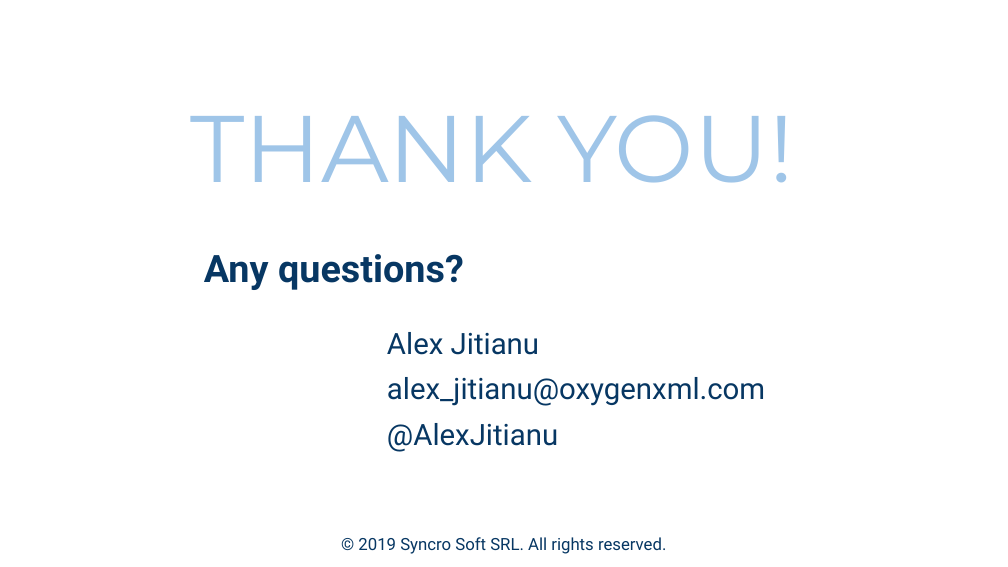
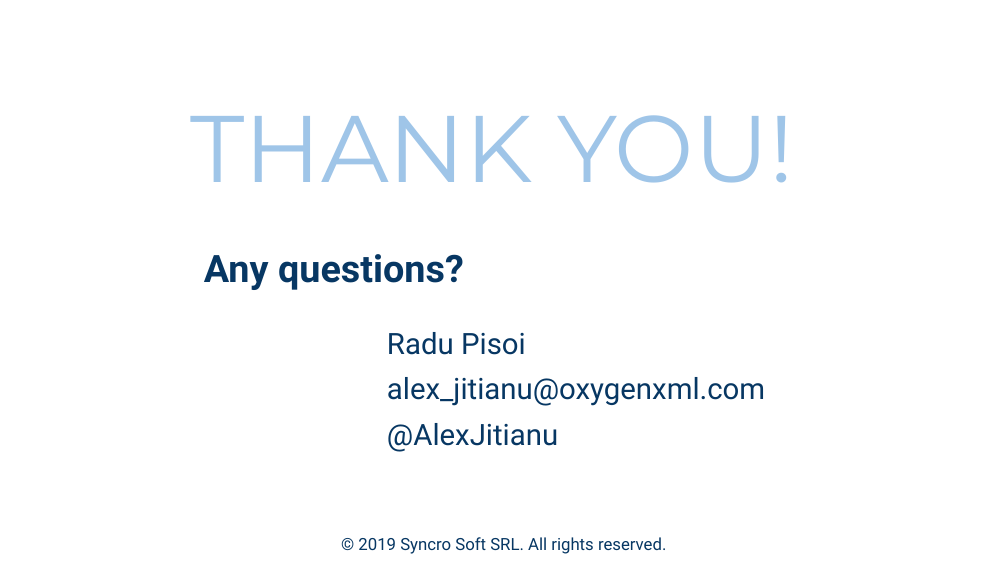
Before and after one commit to radu-pisoi/feedback-presentation, a slide deck: slide 26 of presentation/feedback-demo.odp. Drawn at 1008x567 pixels with LibreOffice and Linux fonts; fonts in the diff are those of the drawing. Boxes give left, top, right and bottom in pixels: in the first picture for what was removed or moved away, otherwise in the second. Text is boxed around its words. In the diff, an @@ line names an element or a change of style, - is before the commit and + after.

```diff
--- a/presentation/feedback-demo.odp
+++ b/presentation/feedback-demo.odp
@@ text at box(387, 332, 526, 355): text changed @@
-Alex Jitianu
+Radu Pisoi
```
Also in this commit, not shown: 4 slides added, 4 slides removed.
